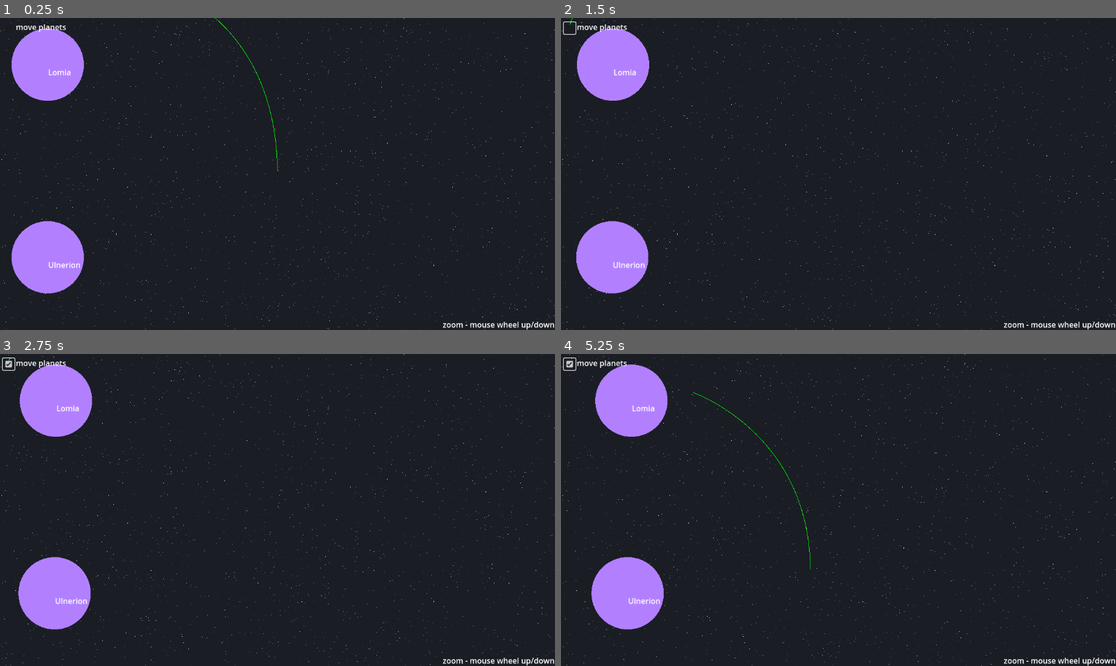
Above: before the commit, frames 1-4 (two rows, left to right).
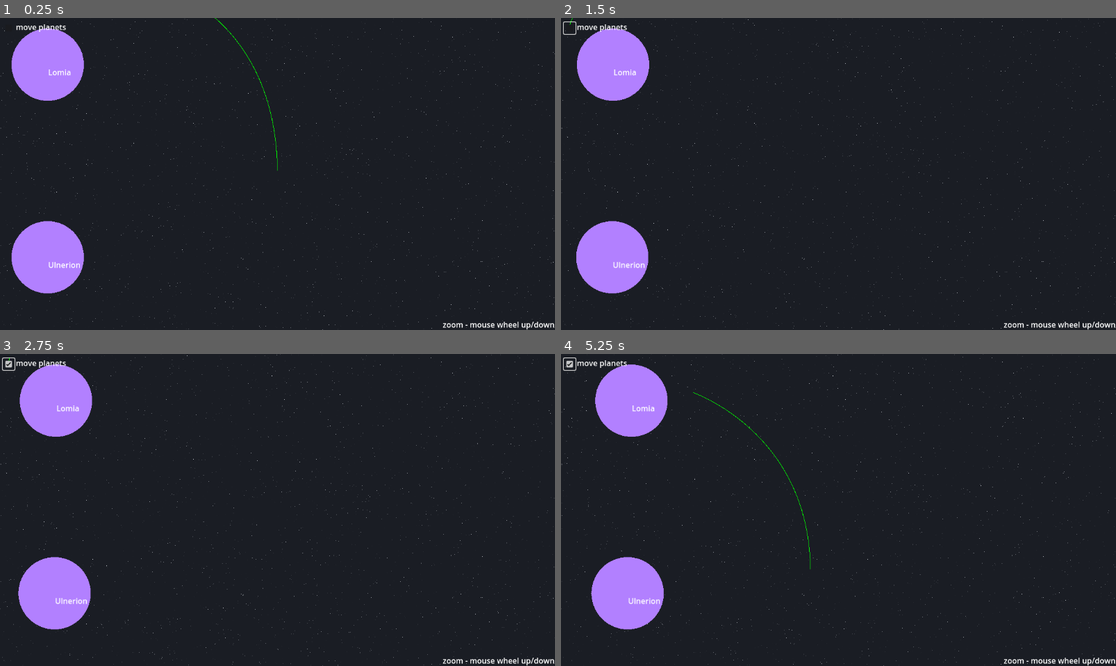
Above: after the commit, the same moments.

Repository: shaninalex/lineattractor
Game: Godot game, scene res://root.tscn
Same seed, same stepped clock (60 frames per second), same inputs: the game is played once before the commit and once after it.
Inputs (mouse positions are in pixels of both pictures, inside the frame that each line leads up to):
- Up to frame 1 (0.25 s): no input
- Up to frame 2 (1.5 s): click (572, 27) at 0.5 s; click (572, 27) at 1.25 s
- Up to frame 3 (2.75 s): click (11, 363) at 2 s
- Up to frame 4 (5.25 s): move the mouse to (960, 494) at 2.77 s; click (960, 494) at 2.92 s; move the mouse to (727, 525) at 3.52 s; click (727, 525) at 3.67 s; move the mouse to (894, 441) at 4.27 s; click (894, 441) at 4.42 s; move the mouse to (810, 572) at 5.02 s; click (810, 572) at 5.17 s

The runs differ from the first frame. In frame 1, 0.8% of the frame differs, in the area x 0-100%, y 0-100%; in frame 2, 0.7%; in frame 3, 0.8%; in frame 4, 0.8%.

Commit message:
reafactor: environment

Diff:
--- /dev/null
+++ b/core/entities/environment.tscn
@@ -0,0 +1,33 @@
+[gd_scene load_steps=4 format=3 uid="uid://oa06nnl71tr8"]
+
+[ext_resource type="Shader" uid="uid://5iarf44i4eyc" path="res://materials/map.gdshader" id="1_b3w07"]
+[ext_resource type="Script" uid="uid://bmtny2vnuopdn" path="res://core/scripts/background.gd" id="2_gl03x"]
+
+[sub_resource type="ShaderMaterial" id="ShaderMaterial_p4xrq"]
+shader = ExtResource("1_b3w07")
+shader_parameter/horizontalMovement = 2.98024e-08
+shader_parameter/verticalMovement = 2.98024e-08
+shader_parameter/frequencyStar = 0.0
+shader_parameter/sizeStar = 10.0
+shader_parameter/brightnessStar = 1.0
+shader_parameter/shineFrequencyStar = 1.0
+shader_parameter/transparencyStar = 0.0
+shader_parameter/starIterations = 1
+shader_parameter/frequencyBgStar = 0.996
+shader_parameter/shineFrequencyBgStar = 1.0
+shader_parameter/transparencyBgStar = 0.52
+shader_parameter/colorBackground = Color(0.100804, 0.114135, 0.140575, 1)
+shader_parameter/transparencyBackground = 0.0
+shader_parameter/seed = 41.0
+
+[node name="Environment" type="CanvasLayer"]
+layer = -128
+
+[node name="Background" type="ColorRect" parent="."]
+material = SubResource("ShaderMaterial_p4xrq")
+anchors_preset = 15
+anchor_right = 1.0
+anchor_bottom = 1.0
+grow_horizontal = 2
+grow_vertical = 2
+script = ExtResource("2_gl03x")
--- a/core/scripts/path.gd
+++ b/core/scripts/path.gd
@@ -47,7 +47,8 @@
 		for body in bodies:
 			var planet_radius = body.planet_size / 2.0
 			if path_manager.segment_intersects_circle(pos, new_pos, body.global_position, planet_radius):
-				print("Hit planet ", body.planet_name, " at ", new_pos)
+				# TODO: signal about hit the planet
+				#print("Hit planet ", body.planet_name, " at ", new_pos)
 				path.append(new_pos)
 				return path
 
--- a/root.tscn
+++ b/root.tscn
@@ -1,10 +1,10 @@
-[gd_scene load_steps=9 format=3 uid="uid://pj8oxgiqjgf5"]
+[gd_scene load_steps=8 format=3 uid="uid://pj8oxgiqjgf5"]
 
 [ext_resource type="Script" uid="uid://g6nolwbumvsk" path="res://core/scripts/camera.gd" id="1_jnlp7"]
 [ext_resource type="Script" uid="uid://llk0kpg76n6a" path="res://core/scripts/map.gd" id="1_l8v81"]
 [ext_resource type="Shader" uid="uid://5iarf44i4eyc" path="res://materials/map.gdshader" id="1_vyht1"]
 [ext_resource type="Script" uid="uid://bh4wmhgd1qvw3" path="res://core/scripts/path.gd" id="2_pyidc"]
-[ext_resource type="Script" uid="uid://bmtny2vnuopdn" path="res://core/scripts/background.gd" id="3_l8v81"]
+[ext_resource type="PackedScene" uid="uid://oa06nnl71tr8" path="res://core/entities/environment.tscn" id="3_l8v81"]
 [ext_resource type="Script" uid="uid://n3h8mc6l6pp1" path="res://core/scripts/ui.gd" id="5_jnlp7"]
 
 [sub_resource type="ShaderMaterial" id="ShaderMaterial_bf3um"]
@@ -24,38 +24,11 @@
 shader_parameter/transparencyBackground = 0.0
 shader_parameter/seed = 0.0
 
-[sub_resource type="ShaderMaterial" id="ShaderMaterial_jnlp7"]
-shader = ExtResource("1_vyht1")
-shader_parameter/horizontalMovement = 2.98024e-08
-shader_parameter/verticalMovement = 2.98024e-08
-shader_parameter/frequencyStar = 0.0
-shader_parameter/sizeStar = 10.0
-shader_parameter/brightnessStar = 1.0
-shader_parameter/shineFrequencyStar = 1.0
-shader_parameter/transparencyStar = 0.0
-shader_parameter/starIterations = 1
-shader_parameter/frequencyBgStar = 0.996
-shader_parameter/shineFrequencyBgStar = 1.0
-shader_parameter/transparencyBgStar = 0.0
-shader_parameter/colorBackground = Color(0.100804, 0.114135, 0.140575, 1)
-shader_parameter/transparencyBackground = 0.0
-shader_parameter/seed = 0.0
-
 [node name="MapRoot" type="Node2D"]
 material = SubResource("ShaderMaterial_bf3um")
 script = ExtResource("1_l8v81")
 
-[node name="Environment" type="CanvasLayer" parent="."]
-layer = -128
-
-[node name="Background" type="ColorRect" parent="Environment"]
-material = SubResource("ShaderMaterial_jnlp7")
-anchors_preset = 15
-anchor_right = 1.0
-anchor_bottom = 1.0
-grow_horizontal = 2
-grow_vertical = 2
-script = ExtResource("3_l8v81")
+[node name="Environment" parent="." instance=ExtResource("3_l8v81")]
 
 [node name="UI" type="CanvasLayer" parent="."]
 script = ExtResource("5_jnlp7")
